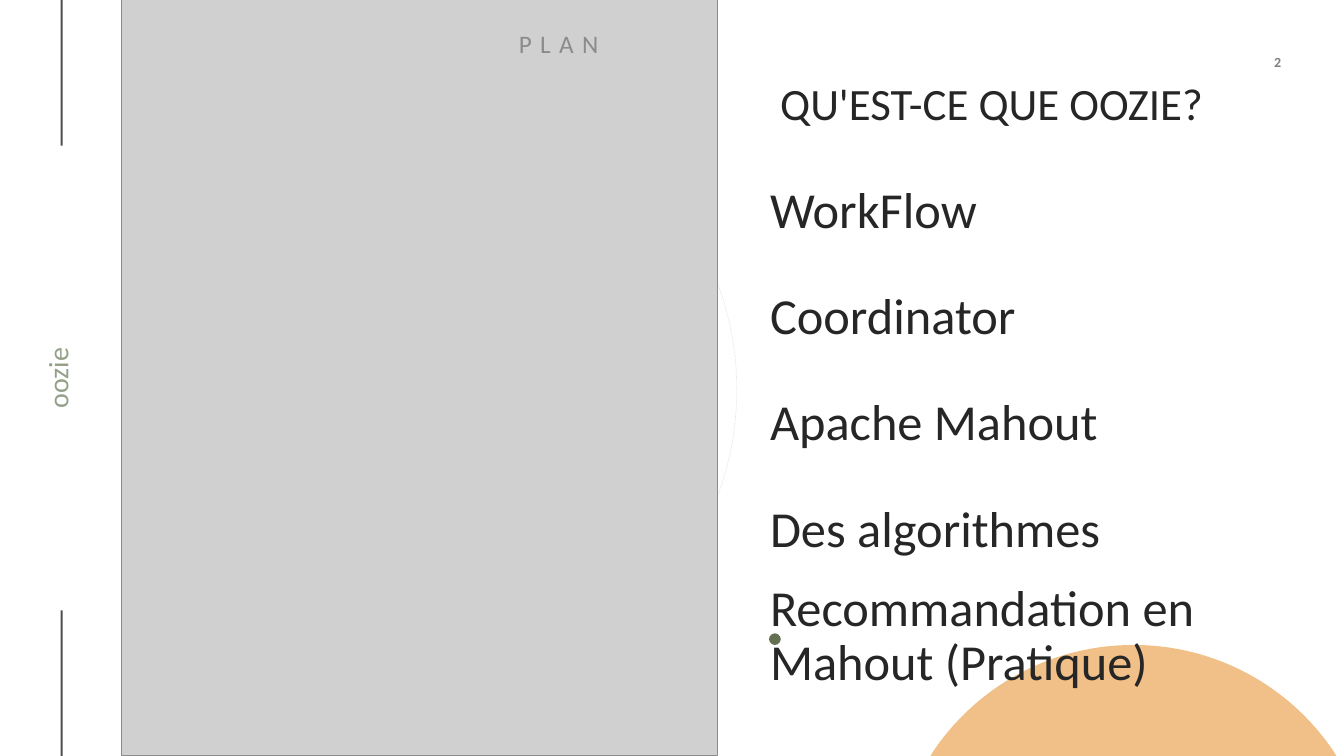
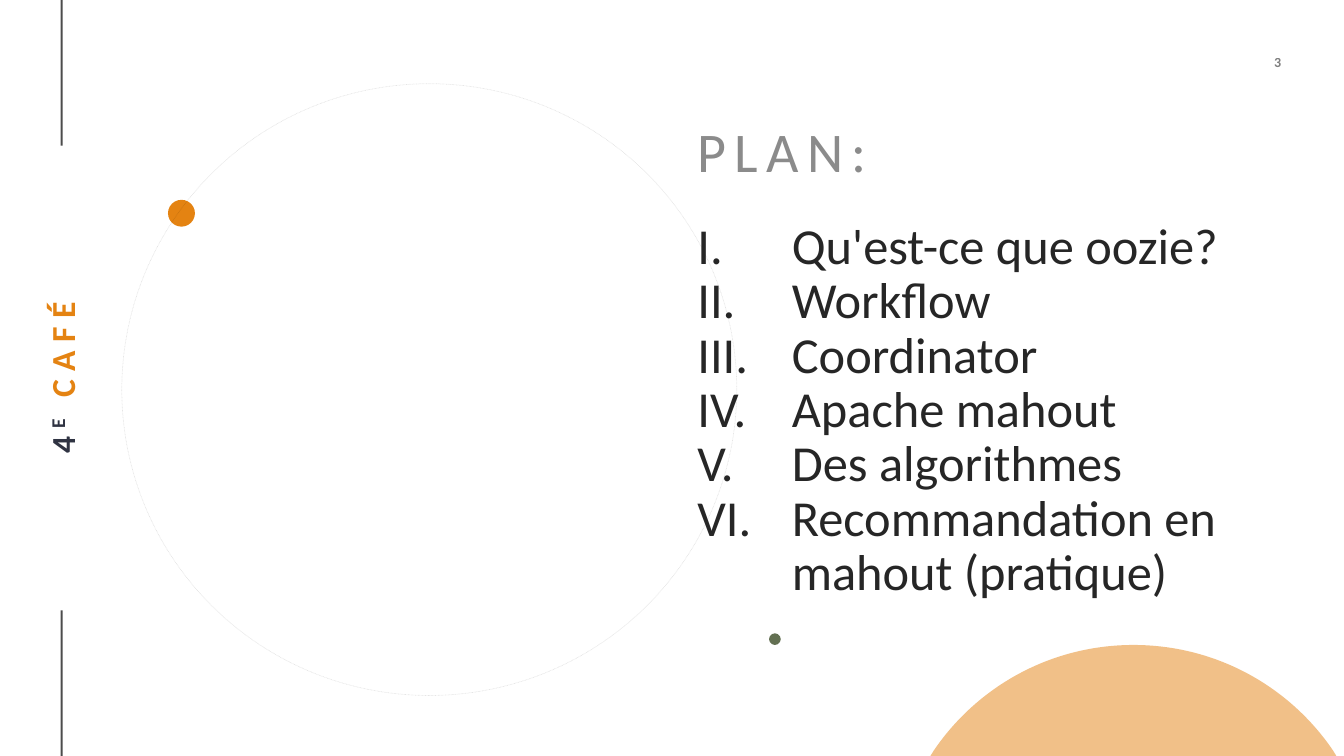
Before and after one commit to yossefEl/big_data_project, a slide deck: slide 3 of oozie-mahout v1.2.pptx (slide 2 before the commit). Drawn at 1344x756 pixels with LibreOffice and Linux fonts; fonts in the diff are those of the drawing; grey boxes stand for pictures. Boxes give left, top, right and bottom in pixels: in the first picture for what was removed or moved away, otherwise in the second. Text is boxed around its words. In the diff, an @@ line names an element or a change of style, - is before the commit and + after.

```diff
--- a/oozie-mahout v1.2.pptx
+++ b/oozie-mahout v1.2.pptx
@@ picture removed at bbox=[122, 0, 718, 756] @@
@@ title removed at bbox=[780, 89, 1202, 126] @@
-QU'EST-CE QUE OOZIE?
@@ text at bbox=[697, 136, 866, 173]: text changed; size 18 to 40 pt @@
-PLAN
+PLAN:
@@ ellipse added at bbox=[168, 200, 196, 227], fill #E48312 @@
@@ text at bbox=[792, 229, 1217, 598]: text changed @@
-WorkFlow
+I. Qu'est-ce que oozie?
+II. Workflow
+III. Coordinator
+IV. Apache mahout
+V. Des algorithmes
+VI. Recommandation en mahout (pratique)
@@ rectangle removed at bbox=[35, 287, 80, 469] @@
-oozie
@@ text removed at bbox=[770, 299, 1015, 335] @@
-Coordinator
@@ text removed at bbox=[770, 405, 1097, 448] @@
-Apache Mahout
@@ text removed at bbox=[770, 512, 1100, 556] @@
-Des algorithmes
@@ text removed at bbox=[770, 591, 1195, 692] @@
-Recommandation en Mahout (Pratique)
```
Also in this commit, not shown: 1 slide added, 7 other files.
